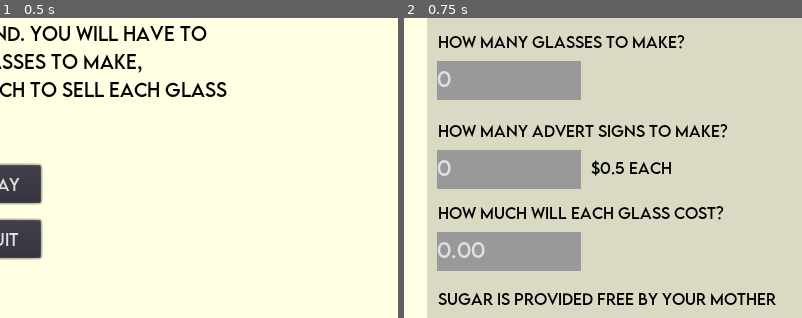
Above: before the commit, frames 1-2 (left to right).
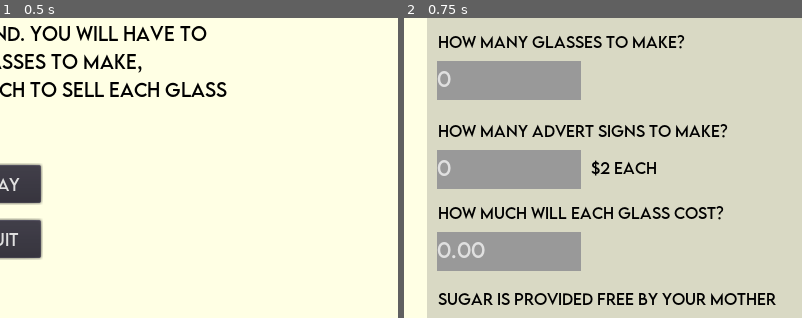
Above: after the commit, the same moments.

Repository: Boyquotes/GodotLemonade
Game: Godot game, scene res://scenes/Main.tscn
Same seed, same stepped clock (60 frames per second), same inputs: the game is played once before the commit and once after it.
Inputs:
- Up to frame 1 (0.5 s): no input
- Up to frame 2 (0.75 s): click "PLAY" at 0.5 s
The pictures show only the part of the screen within x 50-100%, y 21-71%; the shares and areas given below are measured in that part.

Frame 1 is identical in both runs. In frame 2, 0.4% of the frame differs, in the area x 49-68%, y 48-53%.

Commit message:
modified:   global.gd

Diff:
--- a/global.gd
+++ b/global.gd
@@ -2,7 +2,7 @@
 
 var currDay = 0
 var costToMake = 0.02
-var advertCost = 0.50
+var advertCost = 2.00
 var sellPrice = 0
 var assets = 2.00
 var preSell = assets
Not shown, added: export_presets.cfg
Not shown, added: export/Linux/GodotLemonade-V0.1.pck
Not shown, added: export/Linux/GodotLemonade-V0.1.x86_64
